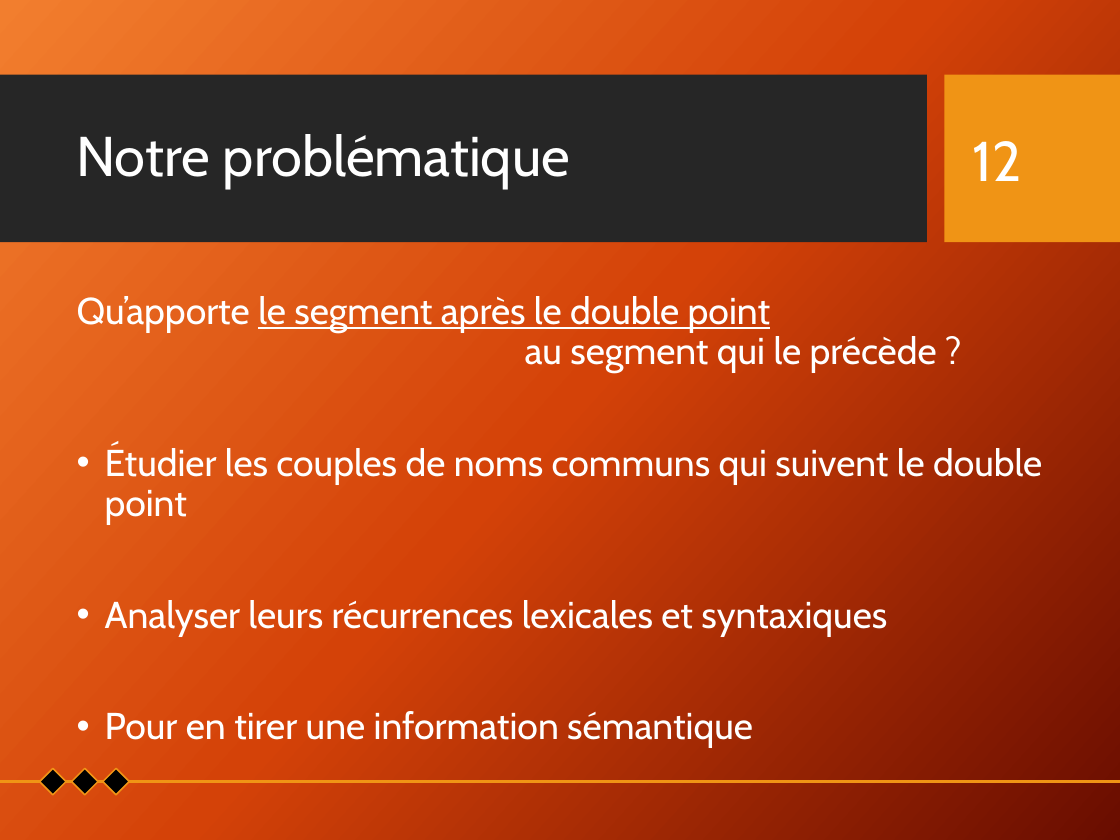
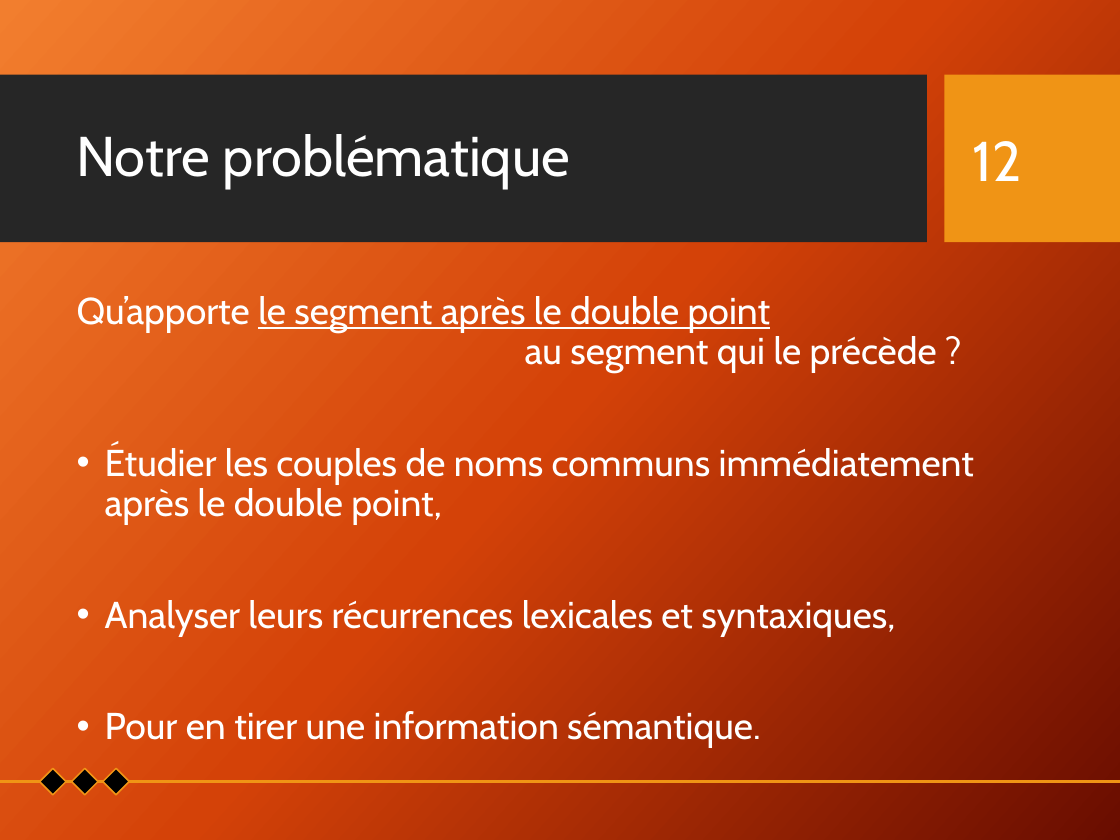
Before and after one commit to Xitog/tal, a slide deck: slide 12 of dossiers/Final - Présentation Projet de recherche.pptx. Drawn at 1120x840 pixels with LibreOffice and Linux fonts; fonts in the diff are those of the drawing; background and template pictures are left out. Boxes give left, top, right and bottom in pixels: in the first picture for what was removed or moved away, otherwise in the second. Text is boxed around its words. In the diff, an @@ line names an element or a change of style, - is before the commit and + after.

```diff
--- a/dossiers/Final - Présentation Projet de recherche.pptx
+++ b/dossiers/Final - Présentation Projet de recherche.pptx
@@ text at box(105, 444, 974, 748): text changed @@
-• Étudier les couples de noms communs qui suivent le double point
-• Analyser leurs récurrences lexicales et syntaxiques
-• Pour en tirer une information sémantique
+• Étudier les couples de noms communs immédiatement
+  après le double point,
+• Analyser leurs récurrences lexicales et syntaxiques,
+• Pour en tirer une information sémantique.
```
Also in this commit, not shown: 8 other slides changed, 1 slide removed, 2 other files.
